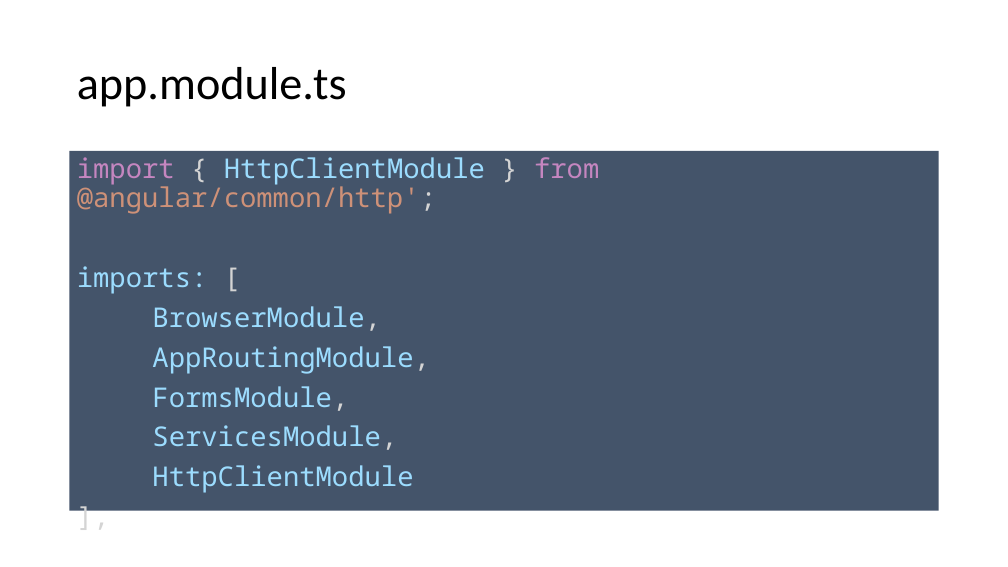
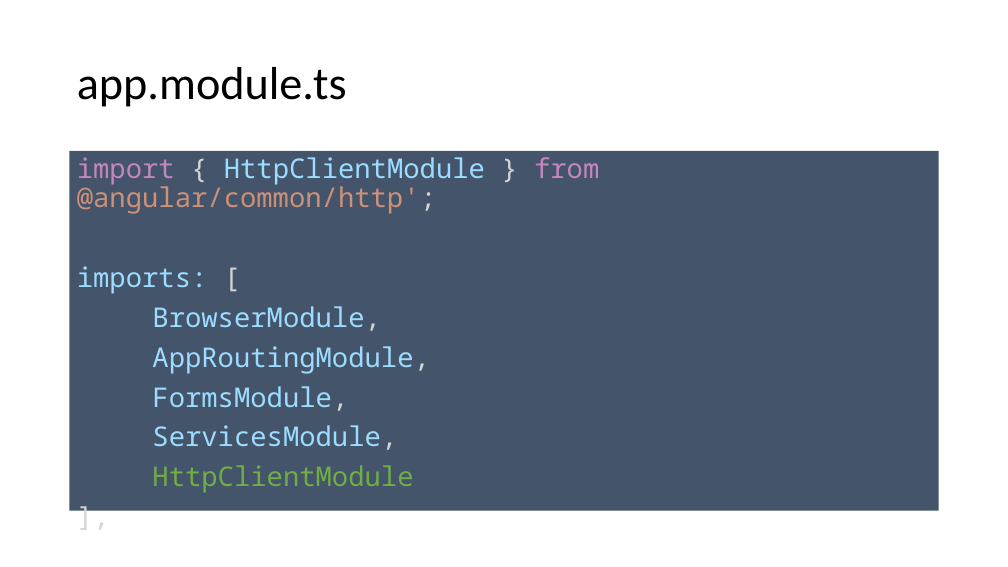
Before and after one commit to spirit-coding/todo-app-aj33349, a slide deck: slide 35 of Angular2.pptx. Drawn at 1008x567 pixels with LibreOffice and Linux fonts; fonts in the diff are those of the drawing. Boxes give left, top, right and bottom in pixels: in the first picture for what was removed or moved away, otherwise in the second. Text is boxed around its words. In the diff, an @@ line names an element or a change of style, - is before the commit and + after.

```diff
--- a/Angular2.pptx
+++ b/Angular2.pptx
@@ text at [152,465,413,493]: text colour #9CDCFE to #70AD47 in "HttpClientModule" @@
```
Also in this commit, not shown: 5 other slides changed, 1 slide added, 2 slides removed.
